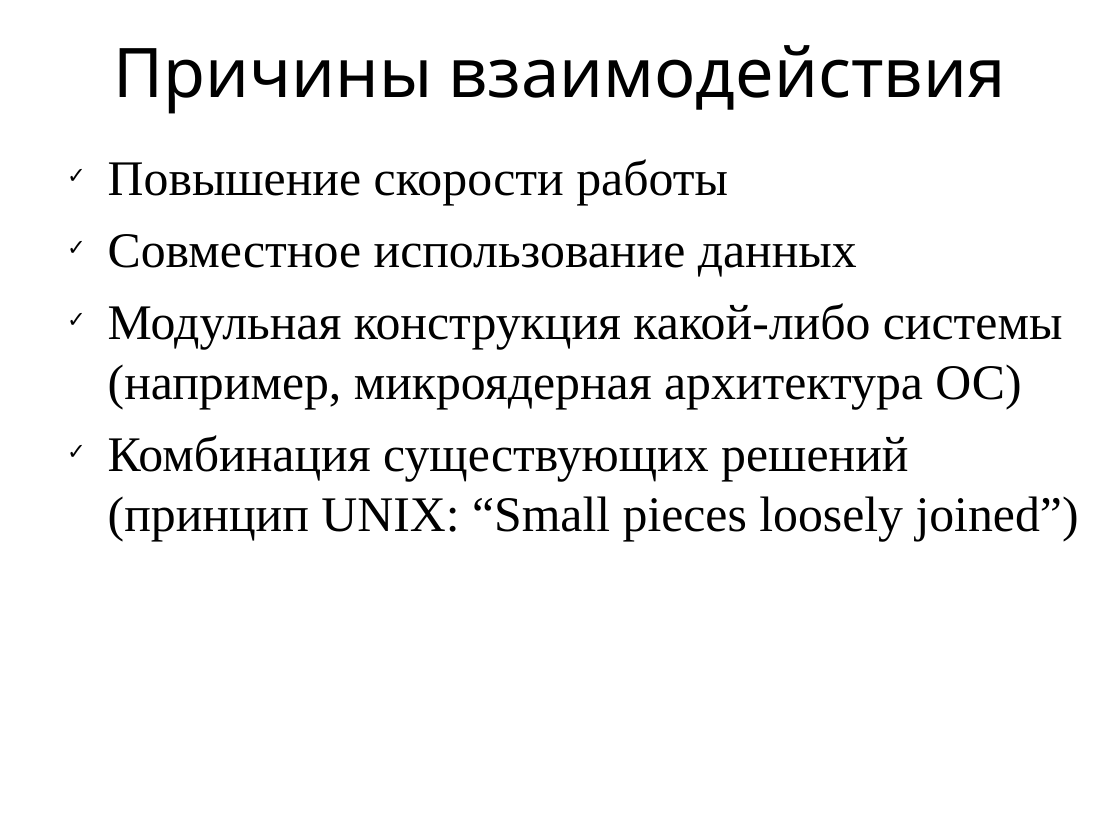
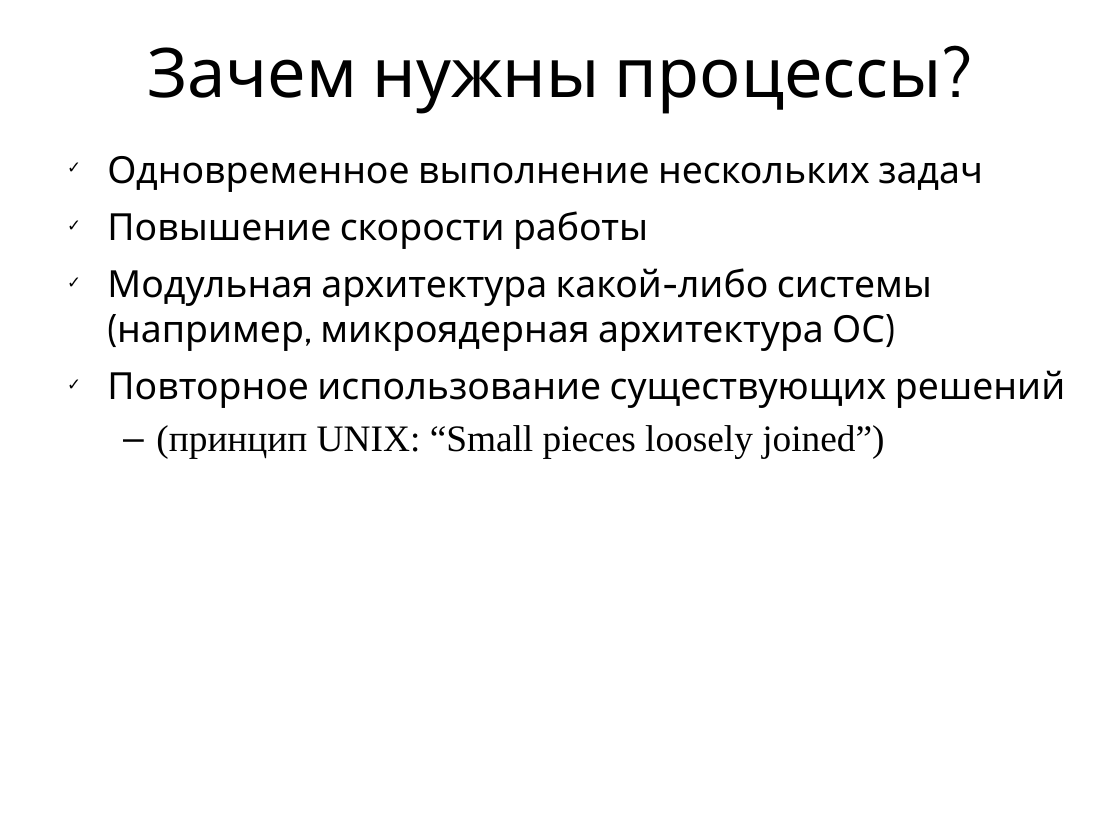
Before and after one commit to vseloved/kpi-spos, a slide deck: slide 2 of lec/6-proc/proc.ppt (slide 14 before the commit). Drawn at 1120x840 pixels with LibreOffice and Linux fonts; fonts in the diff are those of the drawing. Boxes give left, top, right and bottom in pixels: in the first picture for what was removed or moved away, otherwise in the second. Text is boxed around its words. In the diff, an @@ line names an element or a change of style, - is before the commit and + after.

```diff
--- a/lec/6-proc/proc.ppt
+++ b/lec/6-proc/proc.ppt
@@ title at <box>147,47,942,114</box>: text changed @@
-Причины взаимодействия
+Зачем нужны процессы?
@@ text at <box>107,156,983,192</box>: paragraph added @@
+✓ Одновременное выполнение нескольких задач
@@ text at <box>107,211,648,249</box>: size 32 to 24 pt, font Times New Roman to Cabin in "Повышение скорости работы" @@
@@ text at <box>107,268,1065,458</box>: text changed; size 32 to 24 pt; font Times New Roman to Cabin @@
-✓ Совместное использование данных
-✓ Модульная конструкция какой-либо системы (например, микроядерная архитектура ОС)
-✓ Комбинация существующих решений (принцип UNIX: “Small pieces loosely joined”)
+✓ Модульная архитектура какой-либо системы (например, микроядерная архитектура ОС)
+✓ Повторное использование существующих решений
+  – (принцип UNIX: “Small pieces loosely joined”)
```
Also in this commit, not shown: 10 other slides changed, 5 slides added, 4 slides removed, 41 other files.
